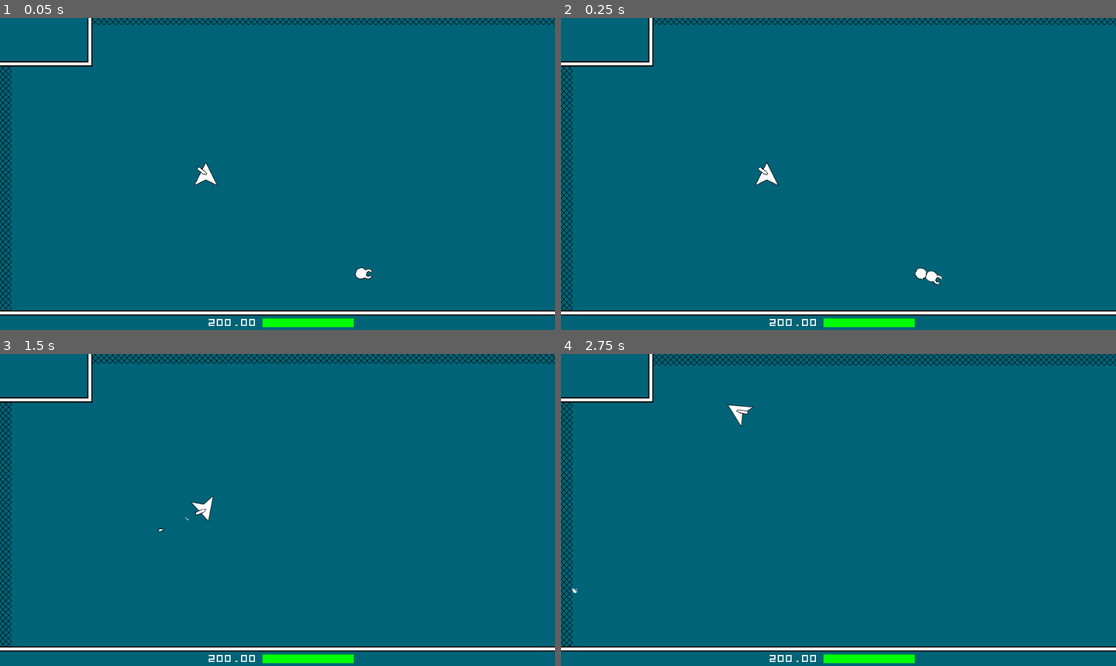
Above: before the commit, frames 1-4 (two rows, left to right).
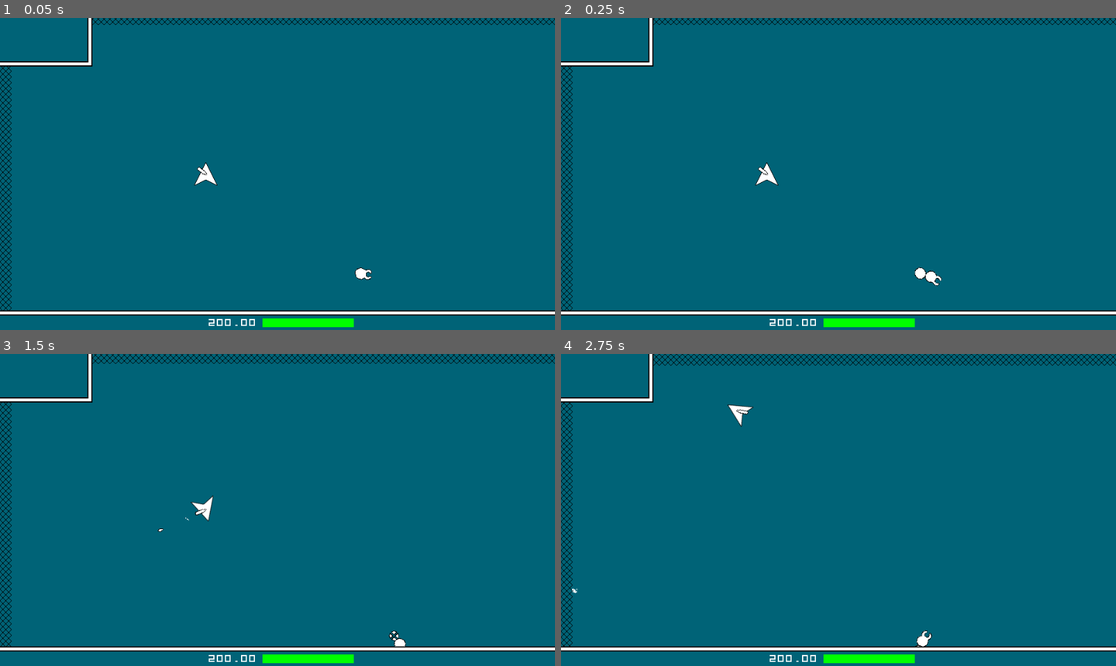
Above: after the commit, the same moments.

Repository: LangII/ProjectSpaceMiner
Game: Godot game, scene res://scenes/Main.tscn
Two runs of this game, one before a commit and one after it. Both use one fixed random seed, a clock stepped at 60 frames per second and the inputs below.
Inputs (mouse positions are in pixels of both pictures, inside the frame that each line leads up to):
- Up to frame 1 (0.05 s): no input
- Up to frame 2 (0.25 s): no input
- Up to frame 3 (1.5 s): move the mouse to (399, 494) at 0.52 s; hold D (right) 0.53-1.28 s; tap T (test) at 0.6 s; move the mouse to (166, 525) at 1.27 s; hold S (down) from 1.28 s (still down); click (166, 525) at 1.35 s
- Up to frame 4 (2.75 s): tap T (test) at 1.55, 2.1 s; move the mouse to (894, 441) at 2.02 s; release S (down) at 2.03 s; hold D (right) from 2.03 s (still down)

The runs differ from the first frame. In frame 1, less than 0.1% of the frame differs, in the area x 63-68%, y 79-84%; in frame 2, less than 0.1%; in frame 3, less than 0.1%; in frame 4, less than 0.1%, in the area x 63-67%, y 88-94%.
Error before the commit: Invalid get index 'Segment04' (on base: 'Dictionary'). (res://scripts/Enemy02.gd:431)
Error after the commit: Invalid get index 'Segment01' (on base: 'Dictionary'). (res://scripts/Enemy02.gd:461)

Commit message:
wip enemy02 dirty dynamic split with health and wounded v01

Diff:
--- a/scripts/Enemy02.gd
+++ b/scripts/Enemy02.gd
@@ -2,15 +2,17 @@
 extends KinematicBody2D
 
 onready var util = get_node('/root/Main/Utilities')
-onready var gameplay = get_node('/root/Main/Gameplay')
-onready var ship = get_node('/root/Main/Gameplay/Ship')
-onready var tilemap = get_node('/root/Main/Gameplay/TileMap')
-
-
-####################################################################################################
-
+#onready var gameplay = get_node('/root/Main/Gameplay')
+#onready var ship = get_node('/root/Main/Gameplay/Ship')
+#onready var tilemap = get_node('/root/Main/Gameplay/TileMap')
+onready var _enemies_ = get_node('/root/Main/Gameplay/Enemies')
 
 onready var segment_scn = preload('res://scenes/Enemy02Segment.tscn')
+onready var enemy_02 = load('res://scenes/Enemy02.tscn')
+
+
+####################################################################################################
+
 
 onready var spine = []
 onready var segments_map = {}
@@ -18,7 +20,7 @@
 onready var TAIL_SPIN_SPEED = 5
 onready var tail_spin_dir = util.getRandomItemFromArray([+1, -1])
 
-onready var SEGMENT_COUNT_LOW = 1
+onready var SEGMENT_COUNT_LOW = 0
 onready var SEGMENT_COUNT_HIGH = 21
 onready var SPEED_LOW = 100
 onready var SPEED_HIGH = 60
@@ -46,7 +48,8 @@
 onready var TOTAL_SPINE_COUNT = null
 
 """ TODO:  initial target to be randomly generated """
-onready var target = Vector2(620, 1000)
+#onready var target = Vector2(620, 1000)
+onready var target = Vector2()
 
 onready var dist_to_target = 0.0
 onready var prev_dist_to_target = 0.0
@@ -105,6 +108,28 @@
 	initSegmentsMap()
 
 	$CanGenNewTargetFromColTimer.wait_time = CAN_GEN_NEW_TARGET_FROM_COL_DELAY
+
+#	if not _split_data_pack:
+	genNewTarget()
+
+	if _split_data_pack:
+		spine = _split_data_pack['spine']
+#		target = _split_data_pack['target']
+
+#		segments_data = _split_data_pack['segments_data']
+
+		for segment_name in _split_data_pack['segments_data'].keys():
+			segments_data[segment_name]['health'] = _split_data_pack['segments_data'][segment_name]['health']
+			segments_data[segment_name]['wounded_level'] = _split_data_pack['segments_data'][segment_name]['wounded_level']
+
+		for segment_name in segments_data.keys():
+			if segments_data[segment_name]['health'] < SEGMENT_MAX_HEALTH:
+				HAS_TAKEN_DMG = true
+				startWoundedTweenHighUp()
+				startWoundedTweenLowUp()
+				break
+#
+		print("\nsegments_data = ", segments_data)
 
 
 func _process(_delta:float) -> void:
@@ -395,81 +420,105 @@
 			return
 
 
-func getSplitDataPack() -> Dictionary:
-	var split_data_pack_ = {}
-	var spine_ = null
+#func getSplitDataPack() -> Dictionary:
+#	var split_data_pack_ = {}
+#	var spine_ = null
+#
+#
+#	return split_data_pack_
+
+
+func split(_del_segment_name:String) -> void:
 
 	"""
-	2023-02-02
-	TURNOVER NOTES:
-
-	- When Enemy02 splits:
-
-		- 2 major things have to happen:
-
-			- The old Enemy02 needs to have its Head relocated to just after the split, and the rest
-			of its front section needs to be removed.  This will need to include changes to class
-			vars like 'spine', 'segments_map', and 'segments_data'.
-
-			- The new Enemy02 needs to be spawned by accepting params of 'spine' and segments health.
-
-				- Before spawning new Enemy02, old Enemy02 will need to collect and modify the
-				correct data for new Enemy02 to use.  This includes:
-
-					- modified 'spine'
-					- segments location in spine (spine_i)
-					- segments health
+	2023-02-04
+	- Will need to make modifications for when _del_segment_name is the last segment (excluding Tail).
 	"""
 
-	return split_data_pack_
-
-
-func split() -> void:
-
-	SEGMENT_COUNT = 4
-
-	segments_data['Head']['health'] = segments_data['Segment04']['health']
-	segments_data['Head']['wounded_level'] = segments_data['Segment04']['wounded_level']
-
-	var new_head = 'Segment04'
-
-	var new_head_i = segments_map['Segment04']['spine_i']
-
-	var new_spine = spine.slice(segments_map['Segment04']['spine_i'], spine.size())
-
-	var new_head_global_position = spine[segments_map['Segment04']['spine_i']]
-
-	for segment_name in ['Segment01', 'Segment02', 'Segment03', 'Segment04']:
-
-		get_node(segment_name).queue_free()
-
-		segments_map.erase(segment_name)
-
-		segments_data.erase(segment_name)
-
-	for segment_name in segments_map.keys():
-
-		segments_map[segment_name]['spine_i'] -= new_head_i
-
-	spine = new_spine
-
-	global_position = new_head_global_position
-
-	SPEED = util.normalize(
-		4, SEGMENT_COUNT_LOW, SEGMENT_COUNT_HIGH, SPEED_LOW, SPEED_HIGH
-	)
-	INNER_TURN_SHARPNESS = util.normalize(
-		4, SEGMENT_COUNT_LOW, SEGMENT_COUNT_HIGH, INNER_TURN_SHARPNESS_LOW,
-		INNER_TURN_SHARPNESS_HIGH
-	)
-
-	genNewTarget()
+	var del_segment_i = int(_del_segment_name.substr(7, 2))
 
 	$WoundedTweenHighUp.remove_all()
 	$WoundedTweenHighDown.remove_all()
 	$WoundedTweenLowUp.remove_all()
 	$WoundedTweenLowDown.remove_all()
 
+	$HeadImg.modulate = Color(1, 1, 1, 1)
+
+	var front_enemy02_global_position = global_position
+
+#	SEGMENT_COUNT = 4
+	SEGMENT_COUNT -= del_segment_i + 1
+
+#	var new_head = 'Segment04'
+	var new_head = 'Segment%02d' % [del_segment_i + 1]
+
+	var front_enemy02_segments_data = {}
+
+#	for segment_name in ['Segment01', 'Segment02']:
+	for i in range(1, del_segment_i):
+		var segment_name = 'Segment%02d' % [i]
+
+		front_enemy02_segments_data[segment_name] = segments_data[segment_name]
+
+#	front_enemy02_segments_data['Head'] = segments_data['Head']
+	front_enemy02_segments_data['Head'] = segments_data['Head'].duplicate(true)
+
+	front_enemy02_segments_data['Tail'] = segments_data['Tail']
+
+#	segments_data['Head']['health'] = segments_data['Segment04']['health']
+#	segments_data['Head']['wounded_level'] = segments_data['Segment04']['wounded_level']
+	segments_data['Head']['health'] = segments_data[new_head]['health']
+	segments_data['Head']['wounded_level'] = segments_data[new_head]['wounded_level']
+
+#	var new_head_i = segments_map['Segment04']['spine_i']
+	var new_head_i = segments_map[new_head]['spine_i']
+
+#	var new_spine = spine.slice(segments_map['Segment04']['spine_i'], spine.size())
+	var new_spine = spine.slice(segments_map[new_head]['spine_i'], spine.size())
+
+#	var new_head_global_position = spine[segments_map['Segment04']['spine_i']]
+	var new_head_global_position = spine[segments_map[new_head]['spine_i']]
+
+#	var front_enemy02_spine = spine.slice(0, segments_map['Segment03']['spine_i'])
+	var front_enemy02_spine = spine.slice(0, segments_map[_del_segment_name]['spine_i'])
+
+
+#	for segment_name in ['Segment01', 'Segment02', 'Segment03', 'Segment04']:
+	for i in range(1, del_segment_i + 2):
+		var segment_name = 'Segment%02d' % [i]
+
+		get_node(segment_name).queue_free()
+
+		segments_map.erase(segment_name)
+
+		segments_data.erase(segment_name)
+
+	for segment_name in segments_map.keys():
+
+		segments_map[segment_name]['spine_i'] -= new_head_i
+
+	spine = new_spine
+
+	global_position = new_head_global_position
+
+	SPEED = util.normalize(
+
+#		4, SEGMENT_COUNT_LOW, SEGMENT_COUNT_HIGH, SPEED_LOW, SPEED_HIGH
+		SEGMENT_COUNT, SEGMENT_COUNT_LOW, SEGMENT_COUNT_HIGH, SPEED_LOW, SPEED_HIGH
+
+	)
+	INNER_TURN_SHARPNESS = util.normalize(
+
+#		4, SEGMENT_COUNT_LOW, SEGMENT_COUNT_HIGH, INNER_TURN_SHARPNESS_LOW,
+		SEGMENT_COUNT, SEGMENT_COUNT_LOW, SEGMENT_COUNT_HIGH, INNER_TURN_SHARPNESS_LOW,
+
+		INNER_TURN_SHARPNESS_HIGH
+	)
+
+	var front_target = target
+
+	genNewTarget()
+
 	startWoundedTweenHighUp()
 	startWoundedTweenLowUp()
 
@@ -477,16 +526,23 @@
 #	print("\nsegments_map =\n", segments_map)
 #	print("\nsegments_data =\n", segments_data)
 
-	"""
-	2023-02-03
-	- Having some odd behavior.  So far, everything with the split() seems to be working as expected.
-	But I'm struggling transfering the 'health' and 'wounded_level' of the old 'Segment' to the new
-	'Head'.
-		- The data seems to transfer ok.  But the red flashing 'wounded' display is odd.  If the old
-		'Segment' (new 'Head') had no 'wounded_level' before split(), then everything works good.
-		But if it did have a 'wounded_level' then the flashing tween will start for 1 second, but
-		the opposite flash effect will not continue.
-	"""
+	"""~~~~~~~~~~~~~~~~~~~~~~~~~~~~~~~~~~~~~~~~~~~~~~~~~~~~~~~~~~~~~~~~~~~~~~~~~~~~~~~~~~~~~~~~~~"""
+
+	var split_data_pack = {
+		'spine': front_enemy02_spine,
+		'segments_data': front_enemy02_segments_data,
+		'target': target
+	}
+
+	print("\nfront_enemy02_segments_data = ", front_enemy02_segments_data)
+
+	var new_front_enemy_02 = enemy_02.instance()
+	_enemies_.add_child(new_front_enemy_02)
+
+#	new_front_enemy_02.init(2, split_data_pack)
+	new_front_enemy_02.init(del_segment_i - 1, split_data_pack)
+
+	new_front_enemy_02.global_position = front_enemy02_global_position
 
 
 ####################################################################################################
--- a/scripts/Main.gd
+++ b/scripts/Main.gd
@@ -22,7 +22,10 @@
 #	print("\nTime.get_time_string_from_system() = ", Time.get_time_string_from_system())
 #	print("\nOS.get_system_time_msecs() - OS.get_system_time_secs()*1000 = ", OS.get_system_time_msecs() - OS.get_system_time_secs()*1000)
 
+#	print("test = ", 'Segment04'.substr(7, 2))
 
+#	for i in range(1, 3):
+#		print("i = ", i)
 
 #	return
 
@@ -41,7 +44,7 @@
 
 		var enemy = get_node('Gameplay/Enemies/Enemy02')
 
-		enemy.split()
+		enemy.split('Segment03')
 
 #		print("\nenemy.spine =\n", enemy.spine)
 
